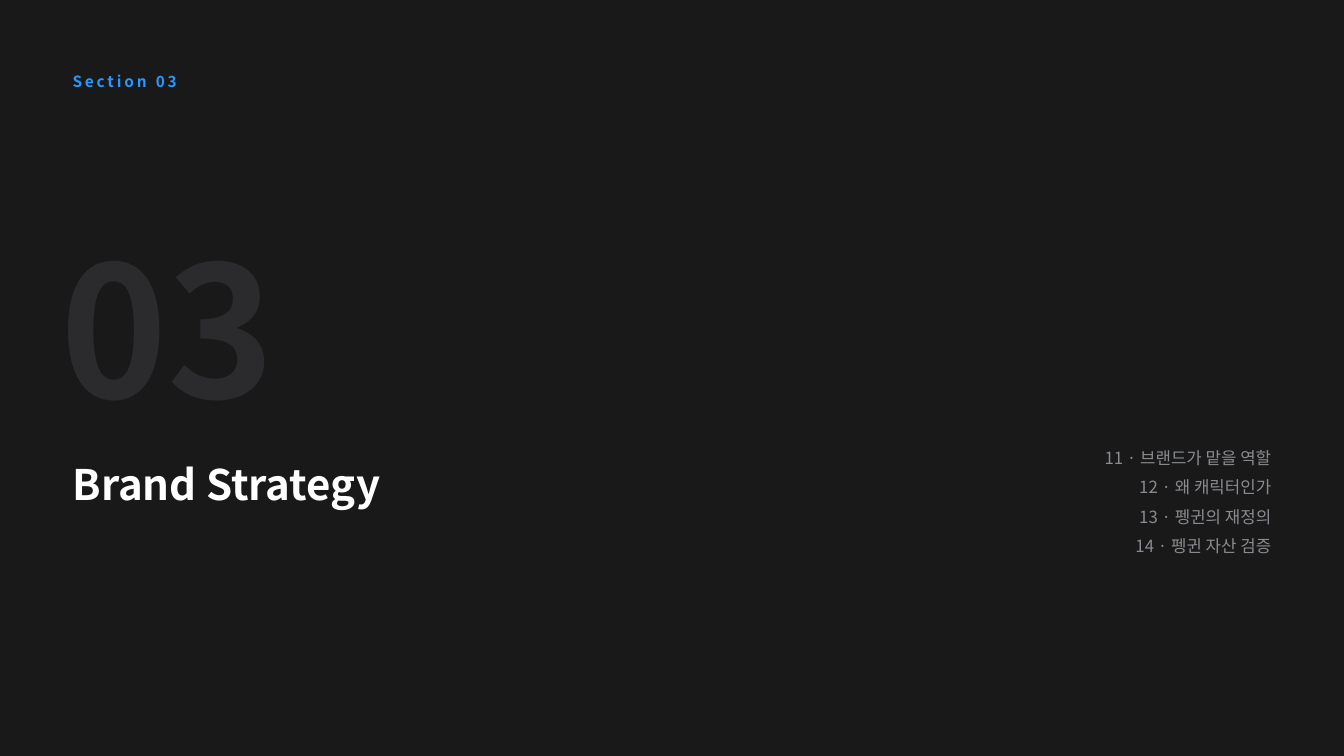
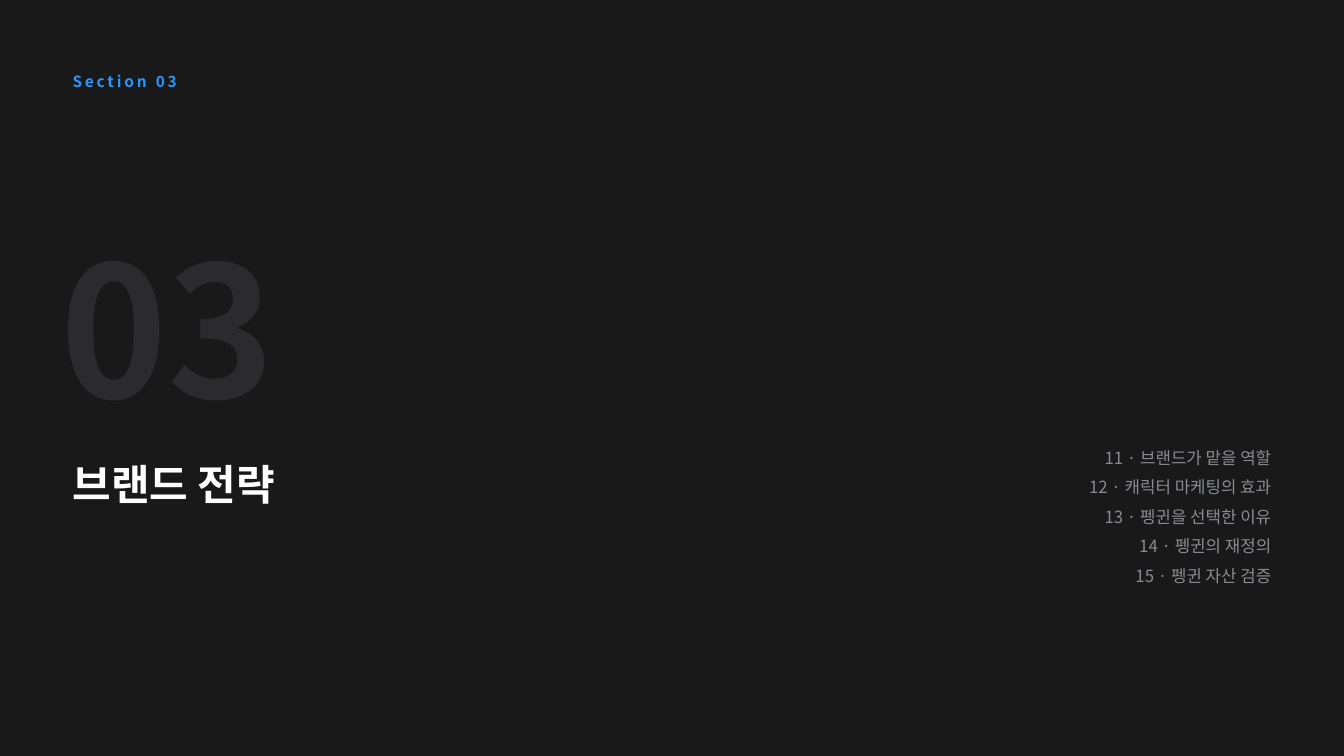
Before and after one commit to PhrenO0/CHAI-AI, a slide deck: slide 14 of 청호나이스-브랜드전략-제안.pptx. Drawn at 1344x756 pixels with LibreOffice and Linux fonts; fonts in the diff are those of the drawing. Boxes give left, top, right and bottom in pixels: in the first picture for what was removed or moved away, otherwise in the second. Text is boxed around its words. In the diff, an @@ line names an element or a change of style, - is before the commit and + after.

```diff
--- a/청호나이스-브랜드전략-제안.pptx
+++ b/청호나이스-브랜드전략-제안.pptx
@@ text at box(73, 464, 275, 504): text changed @@
-Brand Strategy
+브랜드 전략
@@ text at box(1089, 479, 1271, 583): text changed @@
-12 · 왜 캐릭터인가
-13 · 펭귄의 재정의
-14 · 펭귄 자산 검증
+12 · 캐릭터 마케팅의 효과
+13 · 펭귄을 선택한 이유
+14 · 펭귄의 재정의
+15 · 펭귄 자산 검증
```
Also in this commit, not shown: 21 other slides changed, 1 slide added, 1 other file.
